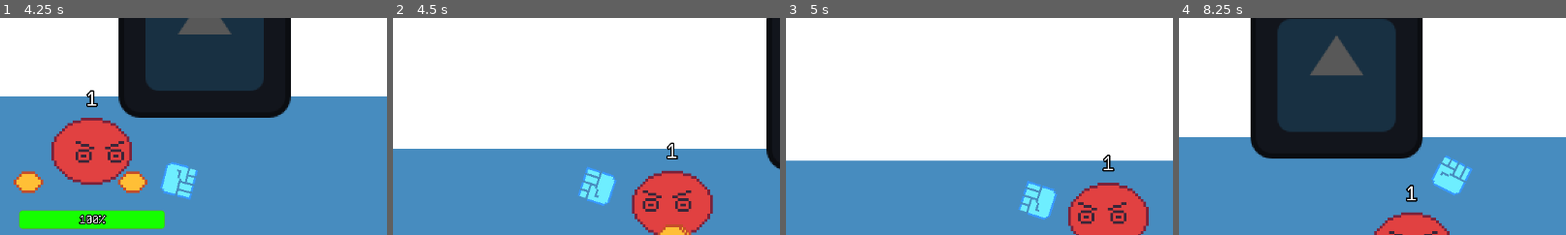
Above: before the commit, frames 1-4 (left to right).
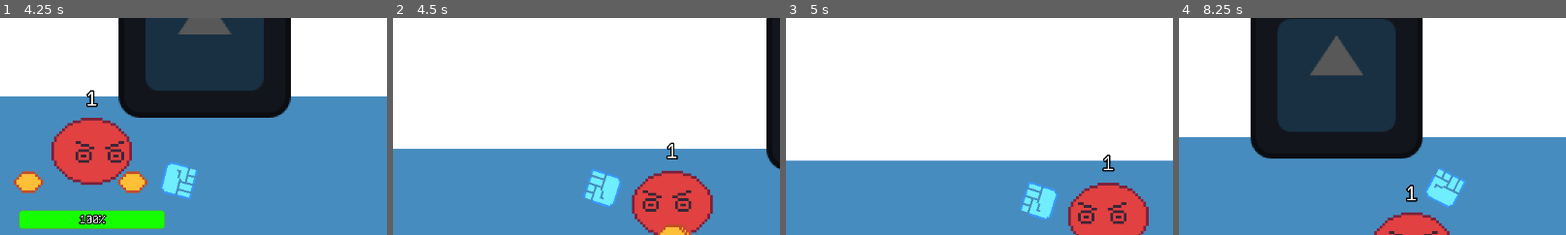
Above: after the commit, the same moments.

Repository: Shuflduf/MultiMurder
Game: Godot game, scene res://scenes/main.tscn
Two runs of this game, one before a commit and one after it. Both use one fixed random seed, a clock stepped at 60 frames per second and the inputs below. This scene is started directly instead of the project's main scene. The engine's default icon, where the game draws it, is replaced by a stand-in: a white triangle on a blue panel in a dark square.
Inputs (mouse positions are % of the whole screen's width and height, from its top left):
- Up to frame 1 (4.25 s): tap Enter at 0.5 s; move the mouse to (72, 45) at 0.52 s; press the mouse at (72, 45) at 0.53 s; hold D (right) 0.53-1.28 s; move the mouse to (30, 55) at 1.27 s; release the mouse at (30, 55) at 1.28 s; hold S (down) 1.28-2.03 s; click (30, 55) at 1.35 s; move the mouse to (60, 28) at 2.02 s; hold D (right) 2.03-2.78 s; hold 1 (switch_1) 2.03-2.78 s; click (60, 28) at 2.3 s; move the mouse to (45, 70) at 2.77 s; hold W (up) 2.78-3.53 s; tap 2 (switch_2) at 2.85 s; click (45, 70) at 3.05 s; move the mouse to (80, 65) at 3.52 s; hold A (left) from 3.53 s (still down); hold 3 (switch_3) from 3.53 s (still down); click (80, 65) at 3.8 s
- Up to frame 2 (4.5 s): keep holding A (left); move the mouse to (20, 35) at 4.27 s; release 3 (switch_3) at 4.28 s; click (20, 35) at 4.35 s
- Up to frame 3 (5 s): keep holding A (left)
- Up to frame 4 (8.25 s): move the mouse to (55, 50) at 5.02 s; release A (left) at 5.03 s; press the mouse at (55, 50) at 5.03 s; hold S (down) 5.03-5.78 s; move the mouse to (35, 25) at 5.77 s; release the mouse at (35, 25) at 5.78 s; hold D (right) 5.78-6.53 s; tap 1 (switch_1) at 5.85 s; click (35, 25) at 6.05 s; move the mouse to (72, 45) at 6.52 s; hold W (up) 6.53-7.28 s; hold 2 (switch_2) 6.53-7.28 s; click (72, 45) at 6.8 s; move the mouse to (30, 55) at 7.27 s; hold D (right) 7.28-8.03 s; tap 3 (switch_3) at 7.35 s; click (30, 55) at 7.55 s; move the mouse to (60, 28) at 8.02 s; press the mouse at (60, 28) at 8.03 s; hold S (down) from 8.03 s (still down)
The pictures show only the part of the screen within x 19-69%, y 10-60%; the shares and areas given below are measured in that part.

Frame 1 is identical in both runs. In frame 2, 0.8% of the frame differs, in the area x 47-60%, y 68-88%; in frame 3, 0.3%; in frame 4, 1.3%, in the area x 63-76%, y 63-88%.

Commit message:
YEAH MELEE DAMAGE SYNC

Diff:
--- a/scenes/weapons/melee.tscn
+++ b/scenes/weapons/melee.tscn
@@ -22,5 +22,3 @@
 
 [node name="CollisionShape2D" type="CollisionShape2D" parent="Hand/HitBox"]
 shape = SubResource("RectangleShape2D_2mtdj")
-
-[connection signal="body_entered" from="Hand/HitBox" to="." method="_on_hit_box_body_entered"]
--- a/scripts/main.gd
+++ b/scripts/main.gd
@@ -1,5 +1,4 @@
 extends Node2D
-
 
 @onready var player_spawner: MultiplayerSpawner = $MultiplayerSpawner
 @onready var bullet_parent: Node2D = $BulletParent
@@ -37,3 +36,16 @@
 	new_bullet.global_transform = bullet_transform
 	new_bullet.bullet_owner = bullet_owner
 	bullet_parent.add_child(new_bullet, true)
+
+
+@rpc("any_peer", "call_local", "reliable", 0)
+func hurt_player(player_name: StringName, damage):
+	for player in get_children():
+		if !player is Player:
+			continue
+		if player.name != player_name:
+			continue
+		player.health -= damage
+	#var player_idx = multiplayer.get_peers().find(int(player_name))
+	#multiplayer.get_peers()[player_idx].health -= damage
+		#print(player)
--- a/scripts/player.gd
+++ b/scripts/player.gd
@@ -44,6 +44,9 @@
 		return current_weapon.sprite.flip_v
 @export var health: = 100:
 	set(value):
+		if health_bar == null:
+			await ready
+		#print(name)
 		health = value
 		health_bar.value = value
 @export var melee_pos: float:
@@ -54,14 +57,10 @@
 	get:
 		return current_weapon.get_child(0).position.x
 
-
-
 @export var synchronizer: MultiplayerSynchronizer
 @export var weapons: Array[PackedScene]
 @export var melee: PackedScene
 
-#enum WeaponType {Gun, Melee}
-#var current_weapon_type: WeaponType
 var current_weapon: Weapon:
 	get:
 		return weapon_parent.get_child(weapon_index)
@@ -107,9 +106,6 @@
 	elif event.is_action_pressed("switch_3"):
 		weapon_index = 2
 
-#func equip_melee():
-	#pass
-
 
 func update_hud():
 	if current_weapon is Gun:
--- a/scripts/weapons/base_gun.gd
+++ b/scripts/weapons/base_gun.gd
@@ -72,7 +72,8 @@
 	if sprite.flip_v:
 		offset *= -1
 
-	back_tween.tween_property(self, "recoil_offset", rotation + deg_to_rad(recoil * 100 * offset), fire_speed / 3)\
+	back_tween.tween_property(self, "recoil_offset"\
+			, rotation + deg_to_rad(recoil * 100 * offset), fire_speed / 3)\
 			.set_ease(Tween.EASE_OUT)\
 			.set_trans(Tween.TRANS_QUART)
 	await back_tween.finished
--- a/scripts/weapons/melee.gd
+++ b/scripts/weapons/melee.gd
@@ -9,6 +9,8 @@
 var rest_pos: float
 var punching = false
 
+var main_scene: Node2D
+
 func fire():
 	if punching:
 		return
@@ -18,19 +20,25 @@
 		.set_ease(Tween.EASE_IN).set_trans(Tween.TRANS_CIRC)
 	tween.tween_property(hand, "position:x", rest_pos, fire_speed)\
 		.set_ease(Tween.EASE_IN_OUT).set_trans(Tween.TRANS_CIRC)
+
 	await get_tree().create_timer(fire_speed / 2).timeout
+
 	if hitbox.get_overlapping_bodies() != []:
 		for body in hitbox.get_overlapping_bodies():
 			if body is Player:
-				if body == player:
-					continue
-				body.health -= damage
-				body.update_hud()
+				#print("AH")
+				#if body == player:
+					#continue
+				main_scene.rpc("hurt_player", body.name, damage)
+				#body.health -= damage
+				#body.update_hud()
 
+	await tween.finished
 	punching = false
 
 func _ready() -> void:
 	rest_pos = hand.position.x
+	main_scene = get_tree().root.find_child("Main", true, false)
 
 #func _on_hit_box_body_entered(body: Node2D) -> void:
 	#if !punching:
